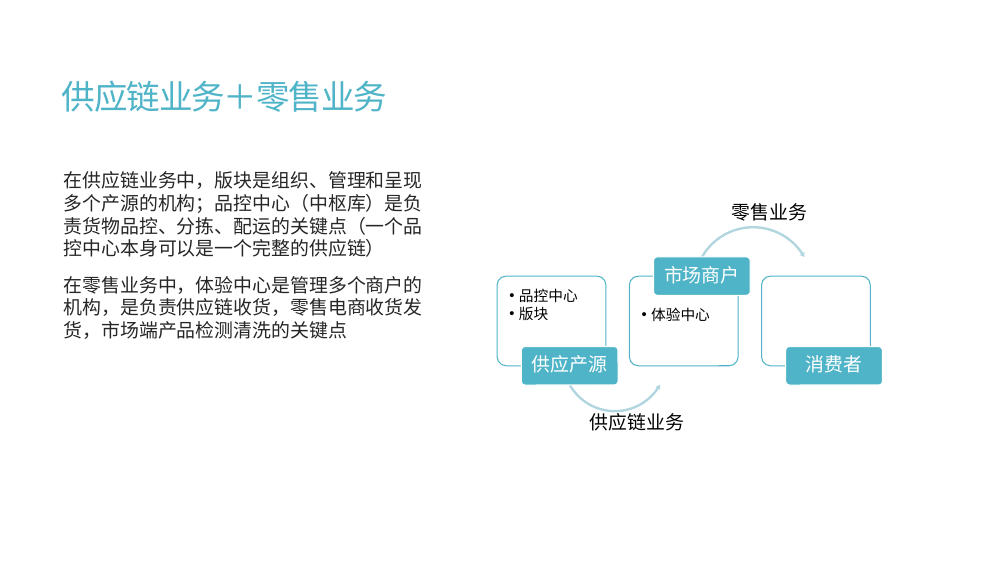
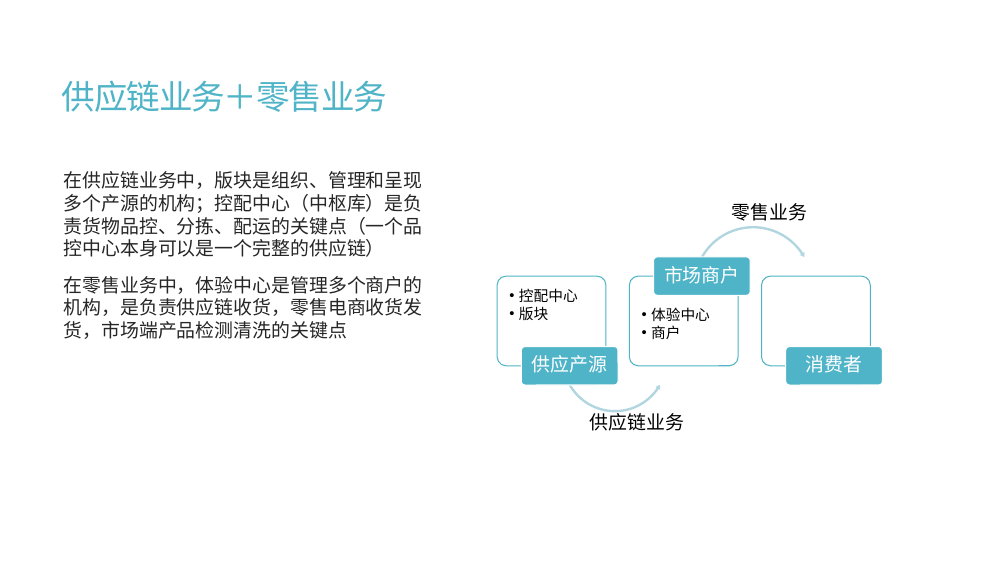
Before and after one commit to jzgi/chainsmart, a slide deck: slide 4 of Docs/中惠农通平台设计.pptx. Drawn at 1008x567 pixels with LibreOffice and Linux fonts; fonts in the diff are those of the drawing. Boxes give left, top, right and bottom in pixels: in the first picture for what was removed or moved away, otherwise in the second. Text is boxed around its words. In the diff, an @@ line names an element or a change of style, - is before the commit and + after.

```diff
--- a/Docs/中惠农通平台设计.pptx
+++ b/Docs/中惠农通平台设计.pptx
@@ text at (64,171,423,257): text changed @@
-在供应链业务中，版块是组织、管理和呈现多个产源的机构；品控中心（中枢库）是负责货物品控、分拣、配运的关键点（一个品控中心本身可以是一个完整的供应链）
+在供应链业务中，版块是组织、管理和呈现多个产源的机构；控配中心（中枢库）是负责货物品控、分拣、配运的关键点（一个品控中心本身可以是一个完整的供应链）
@@ text at (519,288,578,302): text changed @@
-  • 品控中心
+  • 控配中心
@@ text at (651,325,680,339): paragraph added @@
+  • 商户
```
Also in this commit, not shown: 3 other slides changed, 1 slide added, 6 slides removed, 12 other files.
